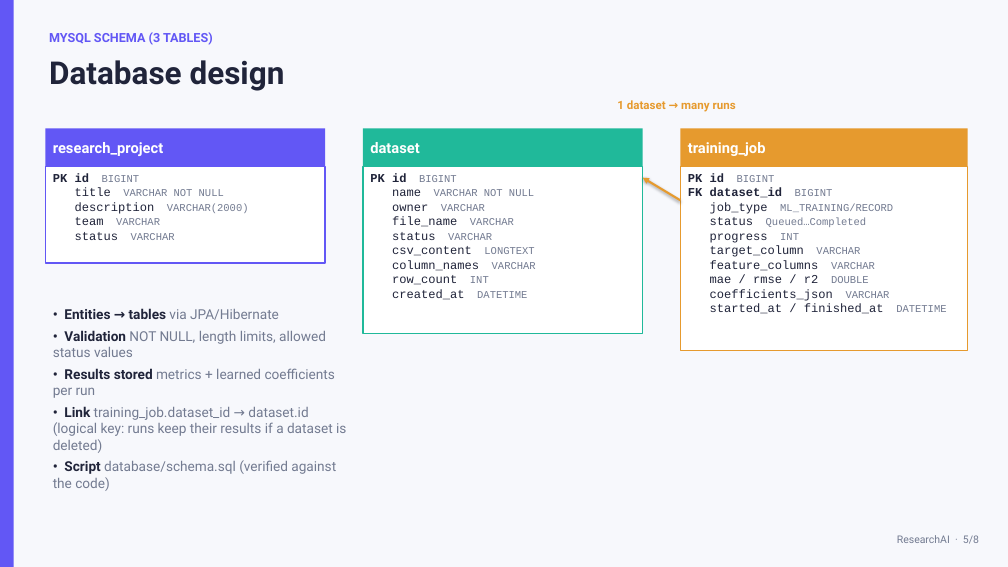
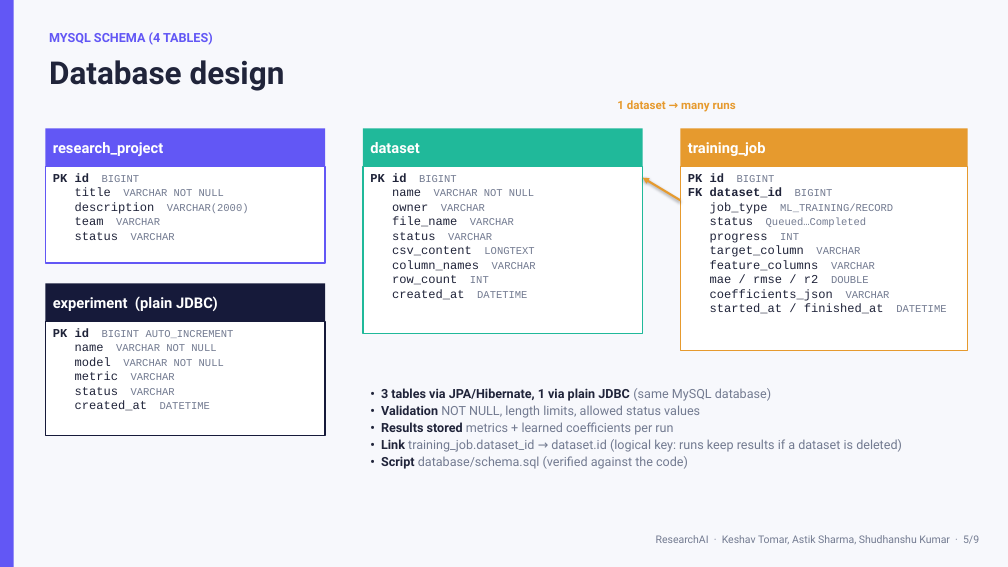
Before and after one commit to keshavtomar1606-gif/AI_Research_Plateform, a slide deck: slide 5 of docs/presentation/ResearchAI_Review1.pptx. Drawn at 1008x567 pixels with LibreOffice and Linux fonts; fonts in the diff are those of the drawing. Boxes give left, top, right and bottom in pixels: in the first picture for what was removed or moved away, otherwise in the second. Text is boxed around its words. In the diff, an @@ line names an element or a change of style, - is before the commit and + after.

```diff
--- a/docs/presentation/ResearchAI_Review1.pptx
+++ b/docs/presentation/ResearchAI_Review1.pptx
@@ text at [49,32,213,45]: text changed @@
-MYSQL SCHEMA (3 TABLES)
+MYSQL SCHEMA (4 TABLES)
@@ rectangle added at [45,284,325,321], fill #161A3A, 14 pt, text #FFFFFF, bold @@
+experiment (plain JDBC)
@@ rectangle added at [45,321,325,436], fill #FFFFFF, outline #161A3A 1.25 pt, 10 pt, text #737B91 @@
+PK id BIGINT AUTO_INCREMENT
+name VARCHAR NOT NULL
+model VARCHAR NOT NULL
+metric VARCHAR
+status VARCHAR
+created_at DATETIME
@@ text "• 3 tables via JPA/Hibernate, ...": place and size @@
-text "• 3 tables via JPA/Hibernate, ..." at [53,308,346,491]
+text "• 3 tables via JPA/Hibernate, ..." at [381,388,902,469]
@@ text at [381,388,771,401]: text changed; size 13 to 12 pt @@
-• Entities → tables via JPA/Hibernate
+• 3 tables via JPA/Hibernate, 1 via plain JDBC (same MySQL database)
@@ text at [381,405,700,469]: size 13 to 12 pt in "• Validation NOT NULL, length limits, allowed ...", "• Results stored metrics + learned coefficients ...", "• Script database/schema.sql (verified against the code)"; less space between paragraphs @@
@@ text at [381,439,902,452]: text changed; size 13 to 12 pt @@
-• Link training_job.dataset_id → dataset.id (logical key: runs keep their results if a dataset is deleted)
+• Link training_job.dataset_id → dataset.id (logical key: runs keep results if a dataset is deleted)
@@ text at [656,535,979,544]: text changed @@
-ResearchAI · 5/8
+ResearchAI · Keshav Tomar, Astik Sharma, Shudhanshu Kumar · 5/9
```
Also in this commit, not shown: 7 other slides changed, 1 slide added.
